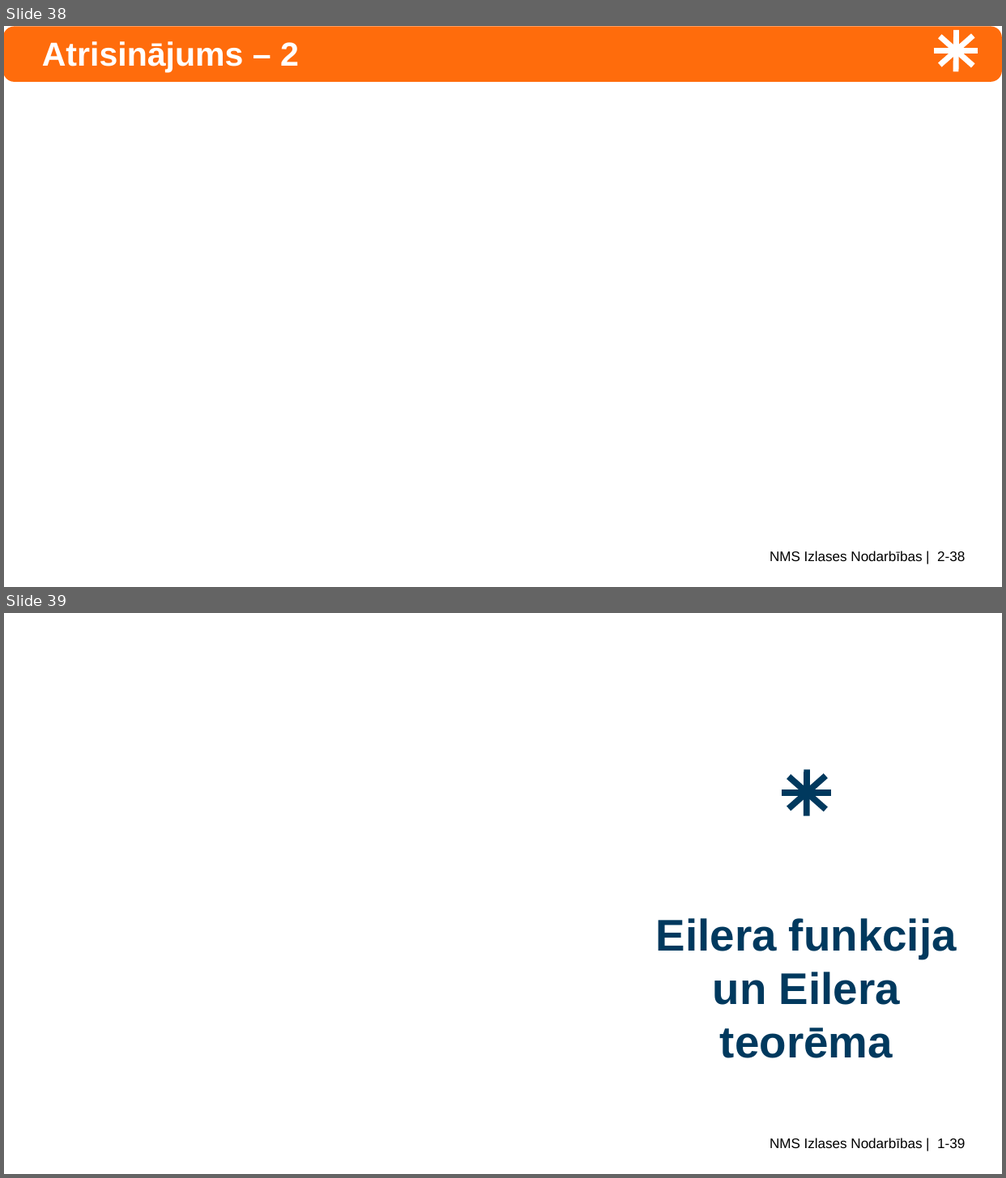
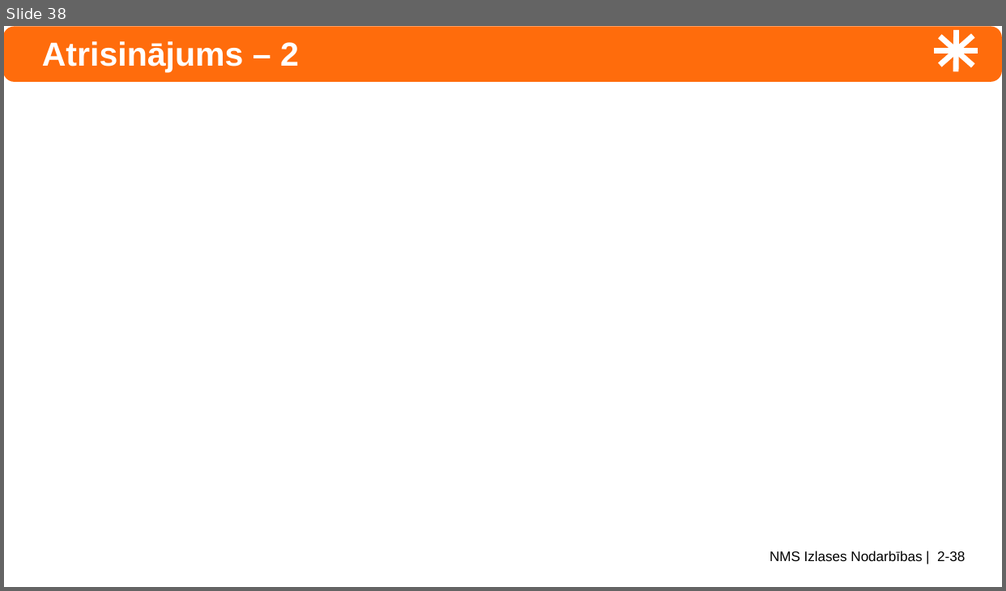
Before and after one commit to kapsitis/nms-courses, a slide deck: legacy-slides/ntjun02-modular-arithmetic.pptx. Shown one above the other, each under a label of ours: slides 38 and 39 before the commit, slide 38 after it. The pictures are 1006x1178 and 1006x591 pixels, drawn with LibreOffice and Linux fonts; fonts in the diff are those of the drawing; grey boxes stand for pictures. Boxes give left, top, right and bottom in pixels: in the first picture for what was removed or moved away, otherwise in the second. Text is boxed around its words. In the diff, an @@ line names an element or a change of style, - is before the commit and + after.

```diff
--- a/legacy-slides/ntjun02-modular-arithmetic.pptx
+++ b/legacy-slides/ntjun02-modular-arithmetic.pptx
@@ slide 39 removed at (4,613,1002,1174), background #FFFFFF; not listed: 1 template element that a slide beside it also shows @@
@@ group removed at (782,769,831,816): 4 lines @@
@@ title removed at (656,918,957,1059) @@
-Eilera funkcija un Eilera teorēma
```
Also in this commit, not shown: 14 slides changed, 12 other slides removed, 13 other files.
